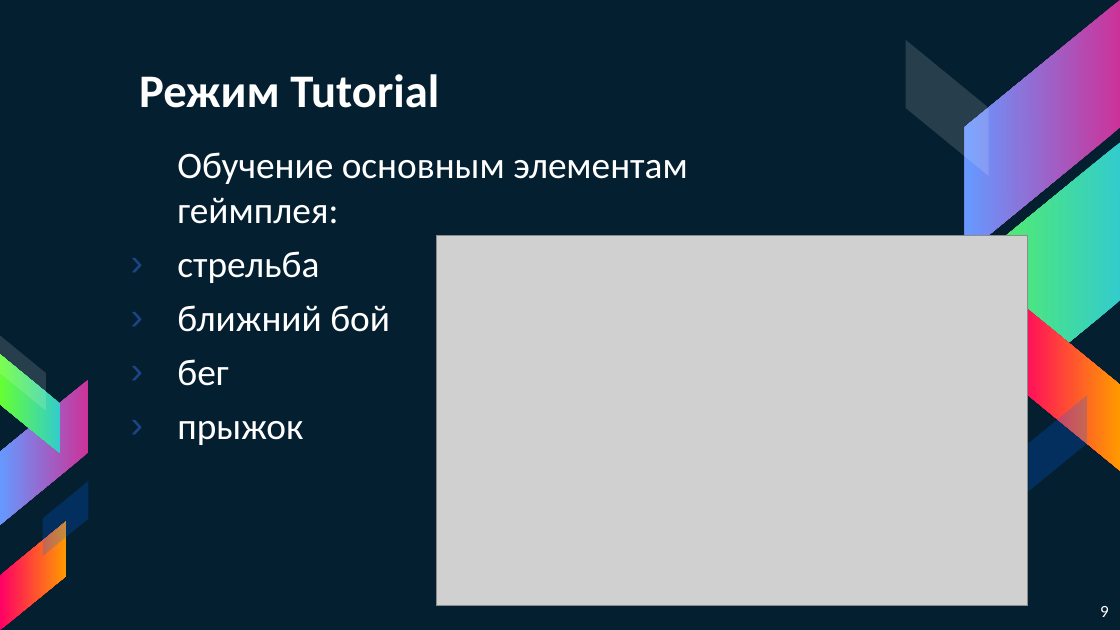
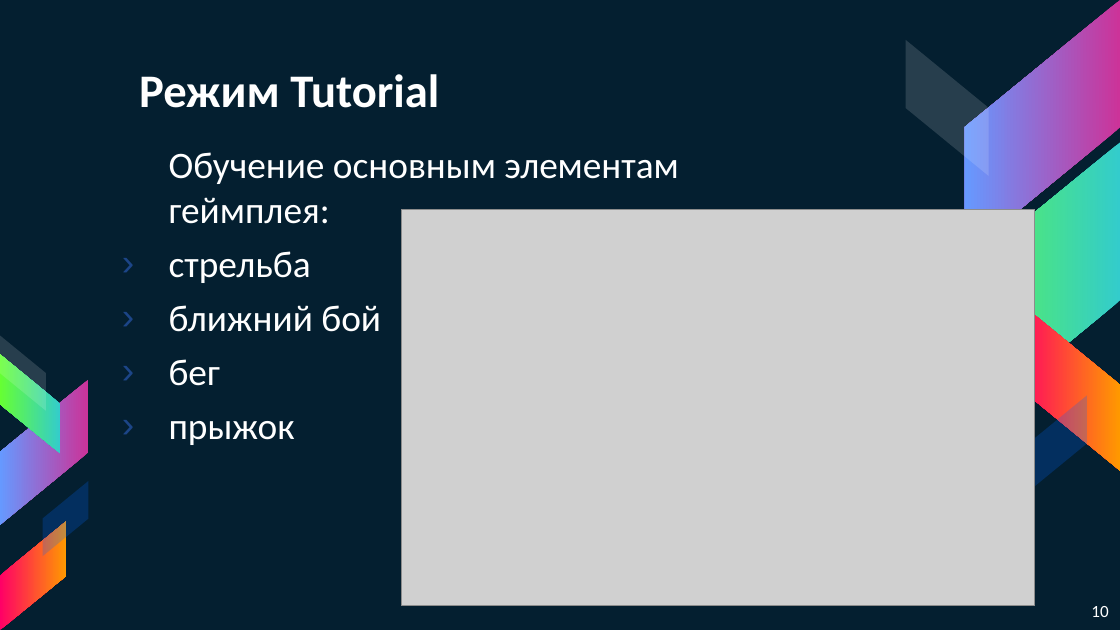
Before and after one commit to RomanRodionov/TheGame, a slide deck: slide 10 of Presentation.pptx (slide 9 before the commit). Drawn at 1120x630 pixels with LibreOffice and Linux fonts; fonts in the diff are those of the drawing; grey boxes stand for pictures. Boxes give left, top, right and bottom in pixels: in the first picture for what was removed or moved away, otherwise in the second. Text is boxed around its words. In the diff, an @@ line names an element or a change of style, - is before the commit and + after.

```diff
--- a/Presentation.pptx
+++ b/Presentation.pptx
@@ text "Обучение основным элементам геймплея:": place and size @@
-text "Обучение основным элементам геймплея:" at box(177, 152, 688, 445)
+text "Обучение основным элементам геймплея:" at box(169, 152, 679, 445)
@@ picture: place and size @@
-picture at box(437, 235, 1028, 606)
+picture at box(401, 209, 1035, 606)
@@ page number at box(1091, 606, 1108, 617): text changed @@
-9
+10
```
Also in this commit, not shown: 4 other slides changed, 5 slides added, 5 slides removed, 4 other files.
